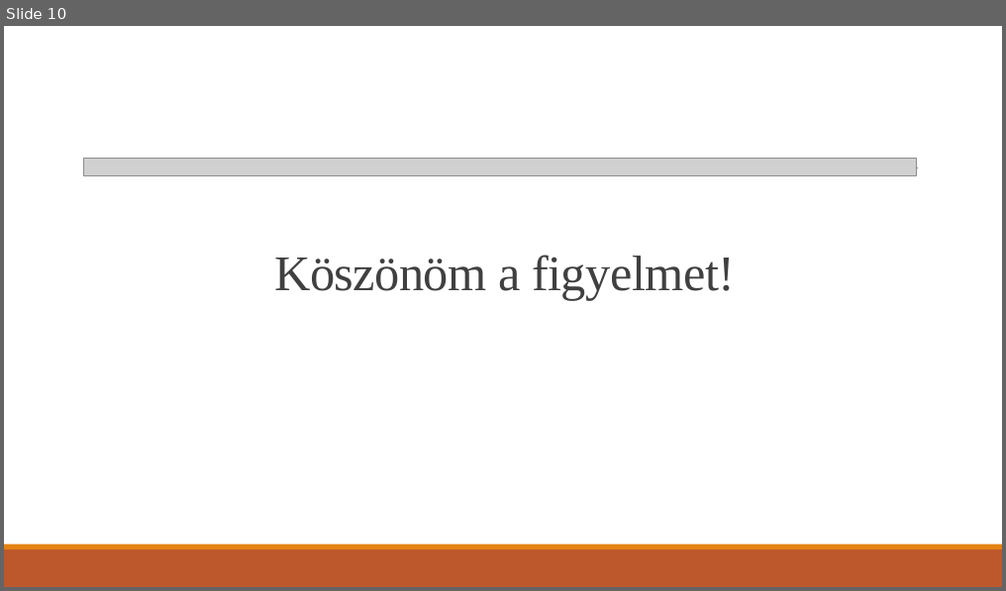
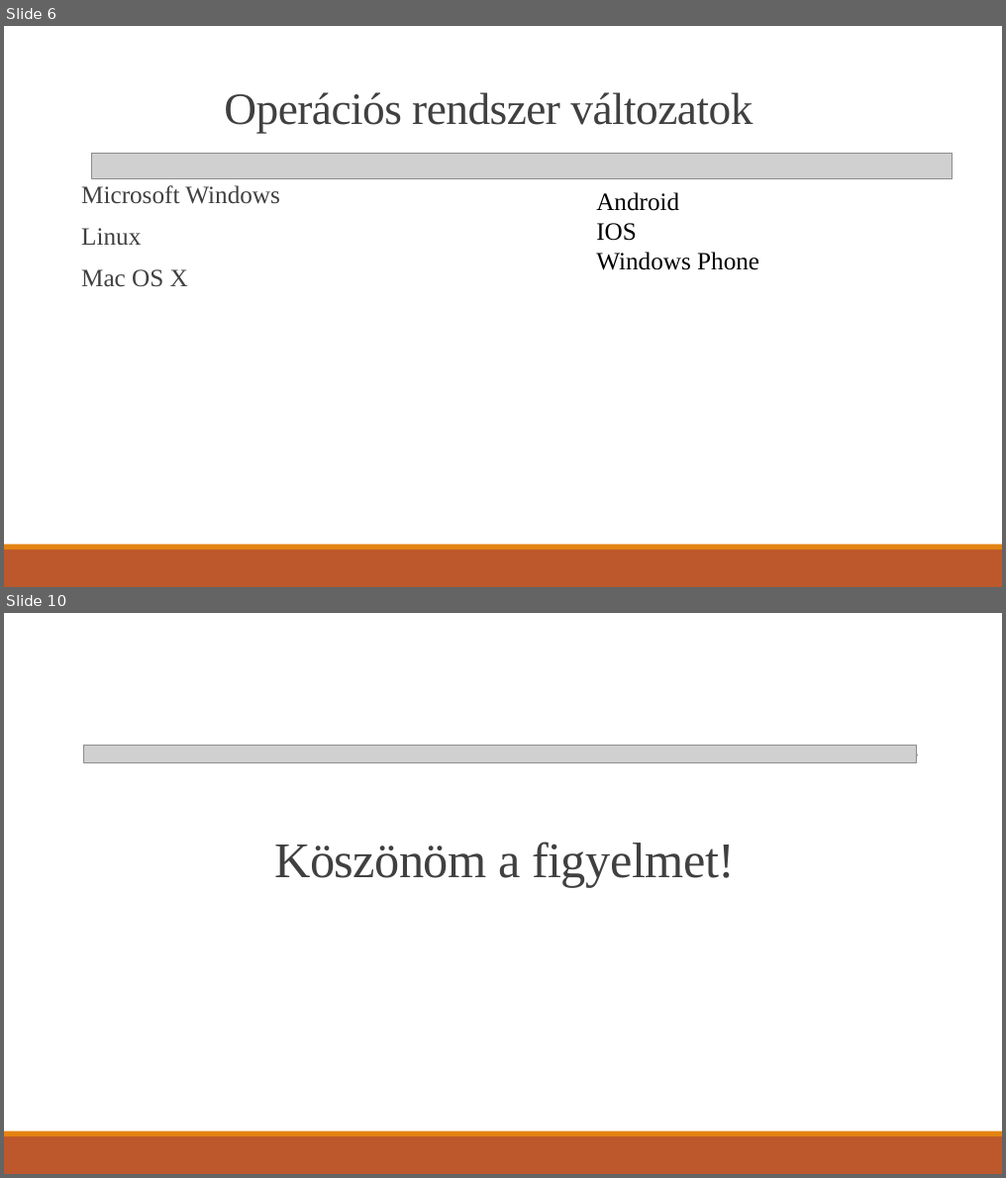
Before and after one commit to vargajanos/Paprika, a slide deck: Beadandó VJ.pptx. Shown one above the other, each under a label of ours: slide 10 before the commit, slides 6 and 10 after it; the slides between them are not shown. The pictures are 1006x591 and 1006x1178 pixels, drawn with LibreOffice and Linux fonts; fonts in the diff are those of the drawing; grey boxes stand for pictures. Boxes give left, top, right and bottom in pixels: in the first picture for what was removed or moved away, otherwise in the second. Text is boxed around its words. In the diff, an @@ line names an element or a change of style, - is before the commit and + after.

```diff
--- a/Beadandó VJ.pptx
+++ b/Beadandó VJ.pptx
@@ slide 6 added at [4, 26, 1002, 587], background #FFFFFF; not listed: 2 template elements that a slide beside it also shows @@
@@ title added at [224, 92, 752, 133], 43.2 pt, text #404040 @@
+Operációs rendszer változatok
@@ picture added at [91, 154, 952, 178] @@
@@ text added at [81, 185, 280, 287], 24 pt, text #404040 @@
+  Microsoft Windows
+  Linux
+  Mac OS X
@@ text added at [596, 192, 759, 271], 24 pt, text #000000 @@
+Android
+IOS
+Windows Phone
```
Also in this commit, not shown: 2 slides changed, 7 other slides added, 8 slides removed.
